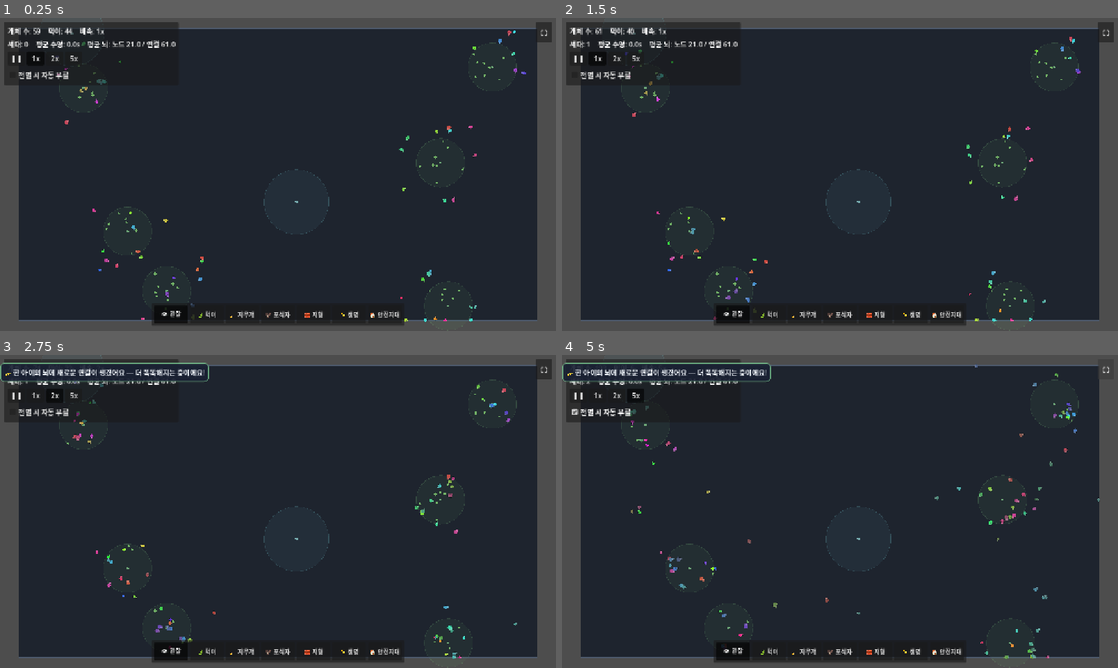
Above: before the commit, frames 1-4 (two rows, left to right).
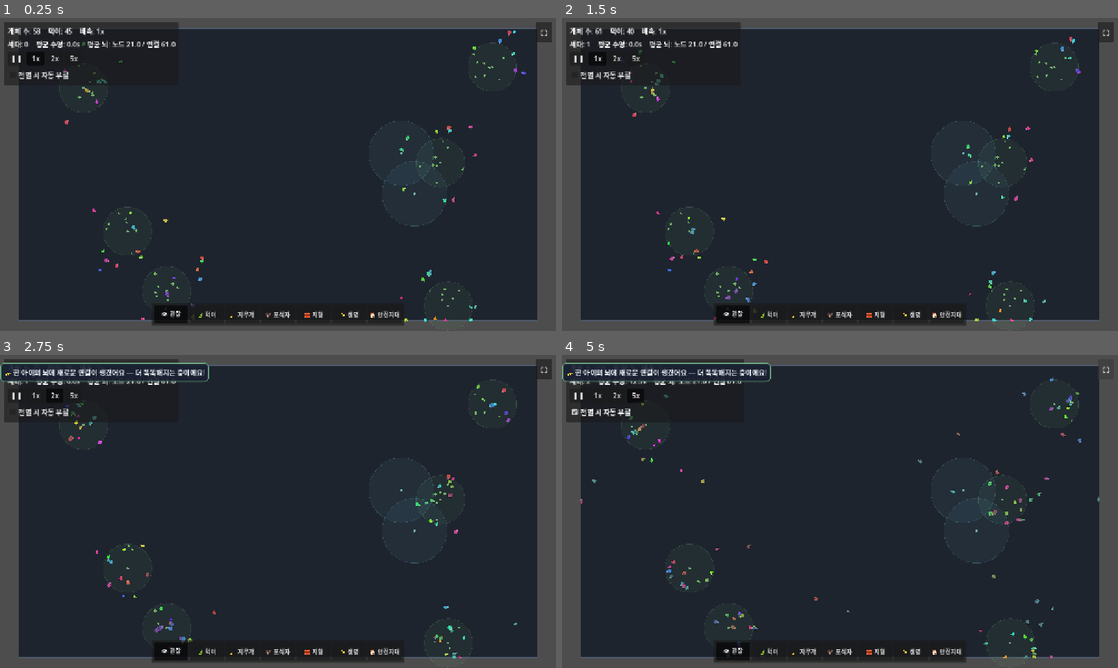
Above: after the commit, the same moments.

Repository: MoriochoRadio/mindlings
Game: Godot game, scene res://scenes/Main.tscn
Same seed, same stepped clock (60 frames per second), same inputs: the game is played once before the commit and once after it.
Inputs:
- Up to frame 1 (0.25 s): no input
- Up to frame 2 (1.5 s): click "❚❚" at 0.5 s; click "1x" at 1.25 s
- Up to frame 3 (2.75 s): click "2x" at 2 s
- Up to frame 4 (5 s): click "5x" at 2.75 s; click "전멸 시 자동 부활" at 3.5 s; click "⛶" at 4.25 s

The runs differ from the first frame. In frame 1, 0.2% of the frame differs, in the area x 6-81%, y 0-70%; in frame 2, 0.2%; in frame 3, 0.4%; in frame 4, 1.3%, in the area x 3-97%, y 0-98%.

Commit message:
본능 정교화: 안전지대 추구를 '상시 약한 끌림' → '위협에 켜지는 강한 반응'
관찰: 본능을 심어도 안전지대 활용이 약하다. 원인 — 안전 본능이 상시 약한 끌림(+0.34)이라
먹이(+0.62)에 묻히고, 위협 없을 땐 갈 이유도 없다.

수정(위협-게이팅, Creature._sense — 모두 @export):
1) 위험-게이팅된 안전 추구: 위협도(가장 가까운 포식자 근접도 0~1)로 안전 끌림을 키운다
   (refuge_gain = calm + threat×threat_gain[3.0]). 평소 ~0, 포식자 접근 시 먹이를 압도 → 바로 피신.
2) 공포가 허기를 누름: 위협 시 먹이 끌림을 낮춘다(food_gain = 1 - threat×fear_food_suppress[0.7])
   → '먹이vs안전 줄다리기' 방지. (선형망은 곱셈 게이팅을 정적 가중치로 못 하므로 센서 dir을 위협도로
   변조 = 공포가 주의를 좁히는 모델. 진화 가능한 본능 가중치는 그대로 보존.)
3) 배치: 초기 안전지대를 먹이 군락 근처에(refuge_colony_offset=150) — 피신이 굶기를 뜻하지 않게.
4) 진단: 포식자 풀린 동안 HUD에 '🏠 은신: N (M%)' 표시(World.get_sheltered_count) — 눈대중 대신 수치로.

이전의 상시 salience 노브(food/danger/refuge_salience)는 이 게이팅으로 대체.

검증: Godot 4.6.3 헤드리스 게임 300f 에러 0. 게이팅 행동전환 테스트(창시자 300) — move_x 평균
평소 +0.59(먹이로) → 위협 시 -0.70(안전/회피로). 통합: 포식자 8마리 군락 근처에 풀자 은신 peak 10/64.

Co-Authored-By: Claude Opus 4.8 (1M context) <noreply@anthropic.com>

Diff:
--- a/scripts/Creature.gd
+++ b/scripts/Creature.gd
@@ -30,13 +30,15 @@
 ## 더듬이 좌/우 벌어짐 각도(라디안). 전방 기준 ±이 각도.
 @export var whisker_spread: float = 0.7
 
-@export_subgroup("감각 균형(상충 압력)")
-## 먹이/위험/안전 '근접도' 신호의 인지 배율. 원시 센서는 셋 다 0~1로 이미 같은 스케일이라
-## 기본 1.0은 중립. 위험을 더 '잘 듣게' 하려면 danger를 키우거나 food를 낮춘다(진화 입력 분포를
-## 바꾸니 과하게 X). 방향(dir) 벡터는 그대로 두고 근접도(near)만 조절한다.
-@export_range(0.0, 3.0) var food_salience: float = 1.0
-@export_range(0.0, 3.0) var danger_salience: float = 1.0
-@export_range(0.0, 3.0) var refuge_salience: float = 1.0
+@export_subgroup("위협-게이팅(상충 압력)")
+## 안전지대 추구를 '상시 약한 끌림'이 아니라 '위협에 켜지는 강한 반응'으로 만든다(핵심 수정).
+## 위협도 = 가장 가까운 포식자 근접도(거리기반 0~1). 안전 끌림 = calm + 위협도×threat_gain.
+## 평소(위협 0) 안전 끌림. 0 권장 — 안 그러면 평소에도 안전지대로 끌려 굶는다.
+@export var refuge_calm_pull: float = 0.0
+## 위협이 가까울수록 안전지대 끌림에 더해지는 양. 먹이 본능(≈0.6)을 압도하도록 충분히 크게.
+@export var refuge_threat_gain: float = 3.0
+## 위협이 가까울수록 먹이 끌림을 누르는 정도(0=안 누름, 1=완전히). '공포가 허기를 누른다'.
+@export_range(0.0, 1.0) var fear_food_suppress: float = 0.7
 
 @export_group("모터 안정화")
 ## 이동 출력 스무딩 속도(높을수록 즉답, 낮을수록 부드럽게). 먹이 앞 좌우 떪 방지.
@@ -323,10 +325,17 @@
 			refuge_near = 1.0 - clampf(rd / sense_radius, 0.0, 1.0)
 		_sheltered = _world.is_sheltered(position)
 
-	# 감각 균형(상충 압력): 근접도 신호의 인지 배율. 방향은 그대로, 근접도만 조절·클램프.
-	food_near = clampf(food_near * food_salience, 0.0, 1.0)
-	pred_near = clampf(pred_near * danger_salience, 0.0, 1.0)
-	refuge_near = clampf(refuge_near * refuge_salience, 0.0, 1.0)
+	# 위협-게이팅(상충 압력 핵심): 위협도 threat=pred_near(거리기반 0~1).
+	# - 안전지대 끌림: 평소 거의 0(refuge_calm_pull), 위협 시 강하게(+threat×refuge_threat_gain) → 먹이를 압도.
+	# - 먹이 끌림: 위협 시 누른다(공포가 허기를 누름) → '먹이vs안전 줄다리기'를 막는다.
+	# 방향벡터(dir)에 곱해 '이동 본능'에 직접 작용(본능 가중치는 진화 가능 상태로 보존). near도 같이 조절(생각/도착 일관).
+	var threat: float = pred_near
+	var refuge_gain: float = refuge_calm_pull + threat * refuge_threat_gain
+	var food_gain: float = maxf(0.0, 1.0 - threat * fear_food_suppress)
+	food_dir *= food_gain
+	refuge_dir *= refuge_gain
+	food_near = clampf(food_near * food_gain, 0.0, 1.0)
+	refuge_near = clampf(refuge_near * refuge_gain, 0.0, 1.0)
 
 	return [food_dir.x, food_dir.y, food_near, energy_norm,
 		kin_dir.x, kin_dir.y, density, age_norm,
--- a/scripts/HUD.gd
+++ b/scripts/HUD.gd
@@ -30,9 +30,15 @@
 		return
 	# 가벼운 값(개수)은 매 프레임. 배속 영향 없이 idle로 돈다.
 	var pred: int = _world.get_predator_count()
-	var pred_text: String = "    포식자: %d" % pred if pred > 0 else ""
+	var pop: int = _world.get_population()
+	var pred_text: String = ""
+	if pred > 0:
+		# 진단: 포식자가 풀린 동안 '은신 수(비율)'를 보여 본능 작동을 수치로 확인(눈대중 X).
+		var sheltered: int = _world.get_sheltered_count()
+		var pct: int = int(round(100.0 * float(sheltered) / float(maxi(1, pop))))
+		pred_text = "    포식자: %d    🏠 은신: %d (%d%%)" % [pred, sheltered, pct]
 	_info_label.text = "개체 수: %d    먹이: %d%s    배속: %s" % [
-		_world.get_population(), _world.get_food_count(), pred_text, _speed_text()]
+		pop, _world.get_food_count(), pred_text, _speed_text()]
 	# 평균 뇌는 O(N×연결)이라 매 프레임 돌리지 않고 ~0.4초마다 갱신(성능).
 	_stats_accum += delta
 	if _stats_accum >= 0.4:
--- a/scripts/World.gd
+++ b/scripts/World.gd
@@ -40,8 +40,11 @@
 @export var initial_refuges: int = 2
 ## 플레이어가 놓을 수 있는 안전지대 절대 상한(성능 보호).
 @export var max_refuges: int = 20
-## 시작 안전지대 사이 최소 간격(px) — 초기 배치 겹침 방지.
+## 시작 안전지대 사이 최소 간격(px) — 초기 배치 겹침 방지(군락 근처 배치를 끌 때만 쓰임).
 @export var refuge_min_dist: float = 340.0
+## 초기 안전지대를 먹이 군락 근처(이 거리, px)에 둔다 — 숨는 게 굶는 걸 의미하지 않게(피신 후 먹이 복귀).
+## 군락 반경(~90)보다 살짝 밖이 적당. 0 이하면 군락과 무관하게 흩뿌린다.
+@export var refuge_colony_offset: float = 150.0
 
 @export_group("번식/진화")
 ## 이 에너지를 넘으면 번식한다(높을수록 번식 어려움 → 인구↓).
@@ -180,9 +183,9 @@
 	# 서로 최소 간격을 둬 겹쳐 형성되는 것을 막는다(거부 샘플링).
 	for i in initial_food_sources:
 		_spawn_food_source(_scattered_point(_food_sources, initial_source_min_dist))
-	# 안전지대를 한두 개 둔다 — 회피 진화가 자리 잡을 발판(도망쳐도 갈 곳이 있게).
+	# 안전지대를 한두 개 둔다 — 기본은 먹이 군락 '근처'에(피신=굶기가 아니게).
 	for i in initial_refuges:
-		_spawn_refuge(_scattered_point(_refuges, refuge_min_dist))
+		_spawn_refuge(_refuge_start_point())
 	# 개체는 군락 근처에서 시작 — 초반 대량 아사 방지(즉시 멸종 안 나게).
 	for i in initial_creatures:
 		_spawn_creature(_creature_start_point())
@@ -202,6 +205,15 @@
 		if ok:
 			return p
 	return p
+
+## 초기 안전지대 위치: 무작위 군락 근처(refuge_colony_offset). 군락이 없거나 offset<=0이면 흩뿌림.
+func _refuge_start_point() -> Vector2:
+	var srcs: Array = _food_sources.get_children()
+	if refuge_colony_offset <= 0.0 or srcs.is_empty():
+		return _scattered_point(_refuges, refuge_min_dist)
+	var s: Node2D = srcs[randi() % srcs.size()]
+	var off := Vector2.from_angle(randf() * TAU) * refuge_colony_offset
+	return (s.position + off).clamp(_bounds.position, _bounds.end)
 
 ## 시작 개체 위치: 무작위 군락 근처. 군락이 없으면 완전 무작위.
 func _creature_start_point() -> Vector2:
@@ -733,6 +745,15 @@
 func get_food_count() -> int:
 	return _food.get_child_count()
 
+## 진단(본능 작동 확인): 지금 안전지대 안에 있는 개체 수. 포식자가 풀린 동안 이 값이 오르면
+## 위협-게이팅 회피가 실제로 작동 중이라는 수치 근거(눈대중 대신). 개체×은신처라 소수일 때 가볍다.
+func get_sheltered_count() -> int:
+	var n: int = 0
+	for c in _creatures.get_children():
+		if is_sheltered(c.position):
+			n += 1
+	return n
+
 func get_generation() -> int:
 	return _max_generation
 
